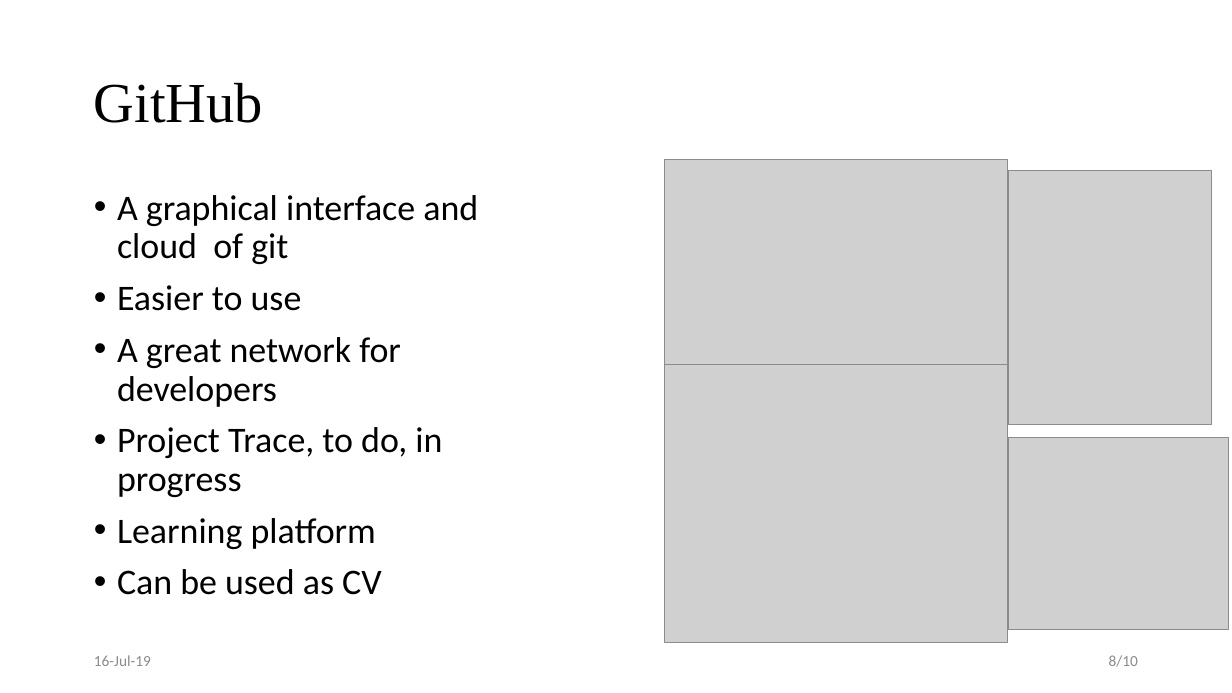
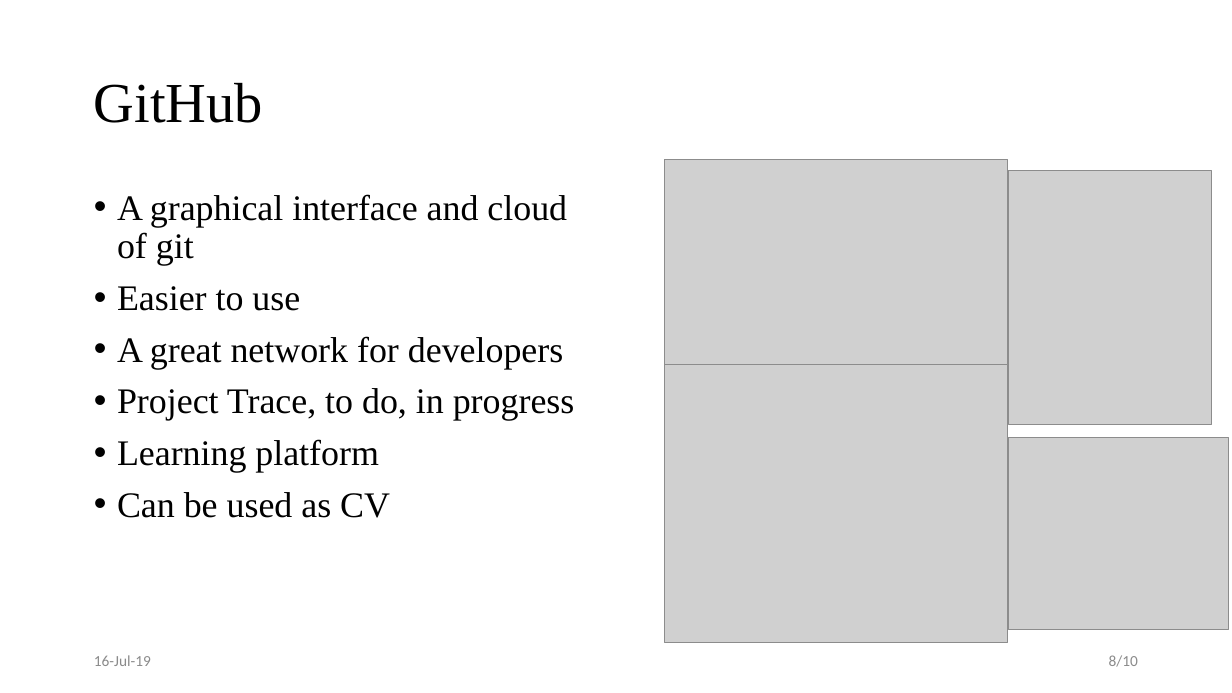
Before and after one commit to ruhul005/Version-Control-System, a slide deck: slide 8 of Version-Control-System.pptx. Drawn at 1232x693 pixels with LibreOffice and Linux fonts; fonts in the diff are those of the drawing; grey boxes stand for pictures. Boxes give left, top, right and bottom in pixels: in the first picture for what was removed or moved away, otherwise in the second. Text is boxed around its words. In the diff, an @@ line names an element or a change of style, - is before the commit and + after.

```diff
--- a/Version-Control-System.pptx
+++ b/Version-Control-System.pptx
@@ text "A graphical interface and cloud ..." at (117,194,575,518): font Calibri to Times New Roman @@
```
Also in this commit, not shown: 3 other slides changed.
